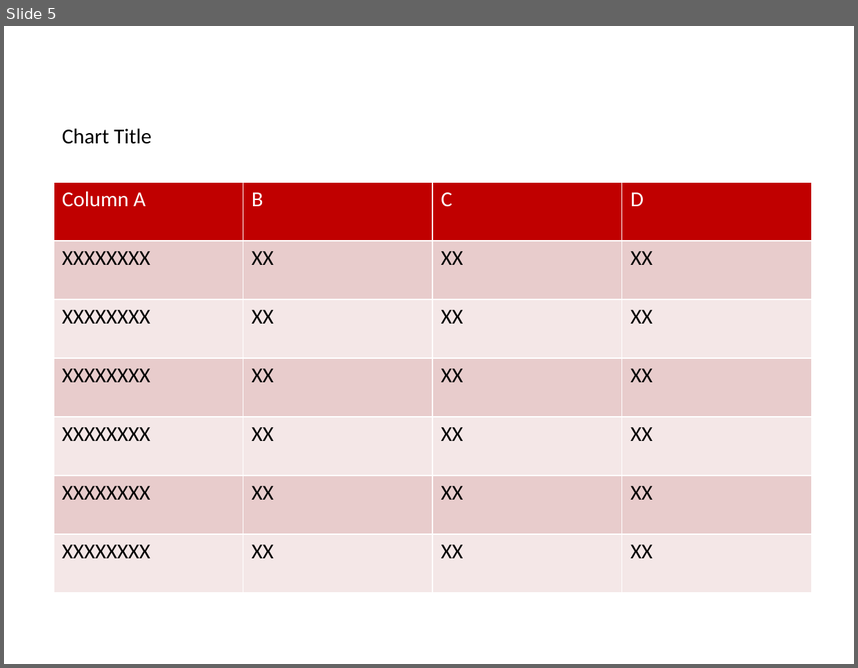
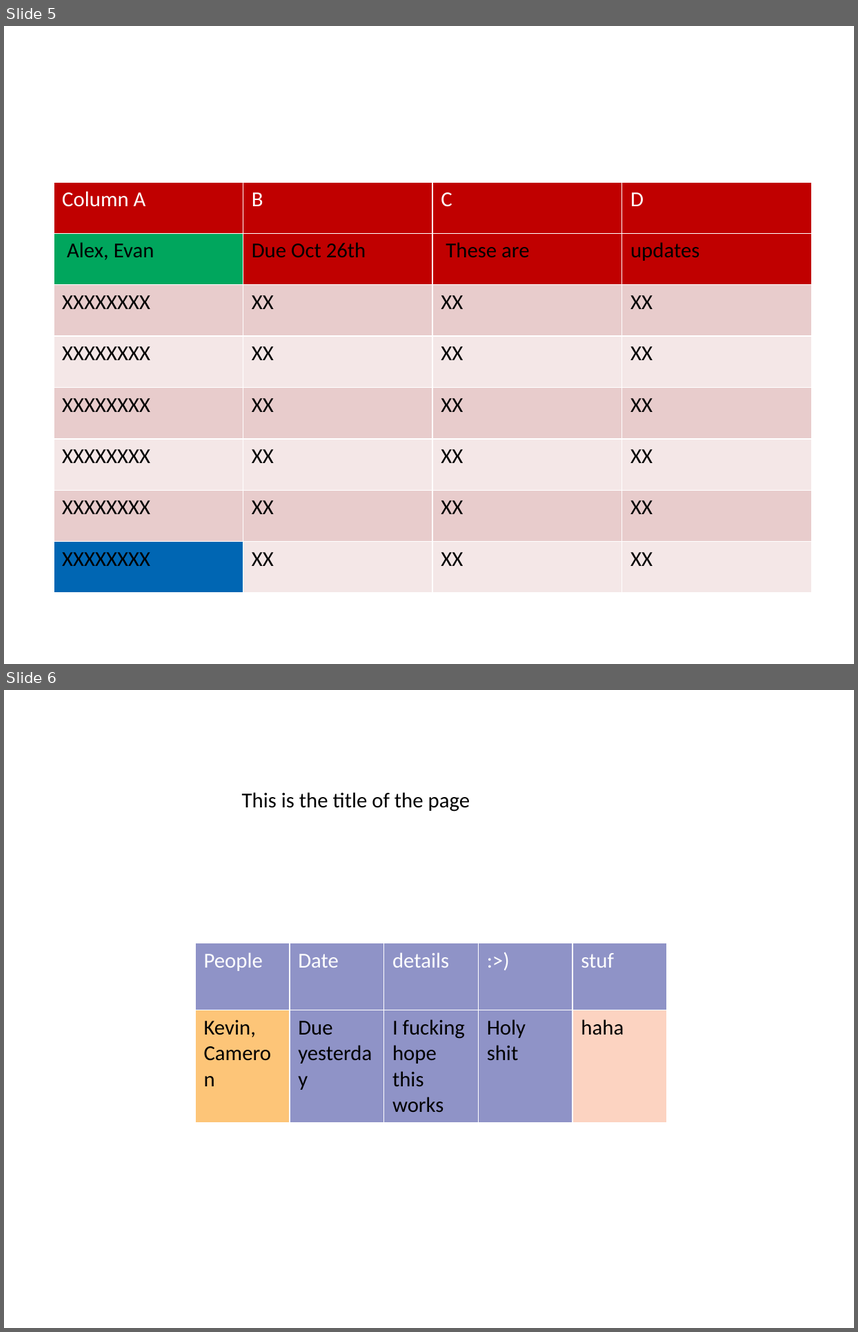
Before and after one commit to efwoods/pptx2py, a slide deck: generated_FINAL.pptx. Shown one above the other, each under a label of ours: slide 5 before the commit, slides 5 and 6 after it. The pictures are 858x668 and 858x1332 pixels, drawn with LibreOffice and Linux fonts; fonts in the diff are those of the drawing. Boxes give left, top, right and bottom in pixels: in the first picture for what was removed or moved away, otherwise in the second. Text is boxed around its words. In the diff, an @@ line names an element or a change of style, - is before the commit and + after.

```diff
--- a/generated_FINAL.pptx
+++ b/generated_FINAL.pptx
@@ slide 6 added at [4,690,854,1328], background #FFFFFF @@
@@ text added at [242,792,470,811], 18 pt, text #000000 @@
+This is the title of the page
@@ table added at [195,943,667,1114], 2 rows, 5 columns @@
+People | Date | details | :>) | stuf
+Kevin, Cameron | Due yesterday | I fucking hope this works | Holy shit | haha
@@ slide 5 changed as well @@
@@ text removed at [62,128,152,144] @@
-Chart Title
@@ table at [53,181,811,592] @@
+row 2: Alex, Evan | Due Oct 26th | These are | updates
```
Also in this commit, not shown: 6 other slides added, 7 slides removed.
